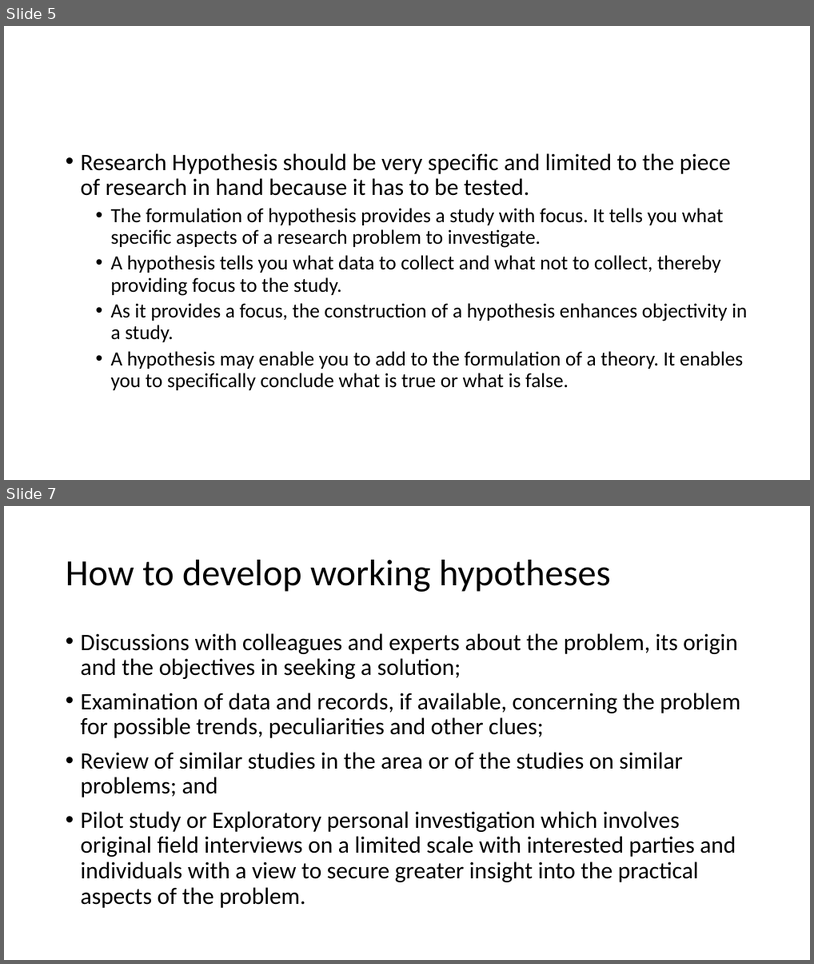
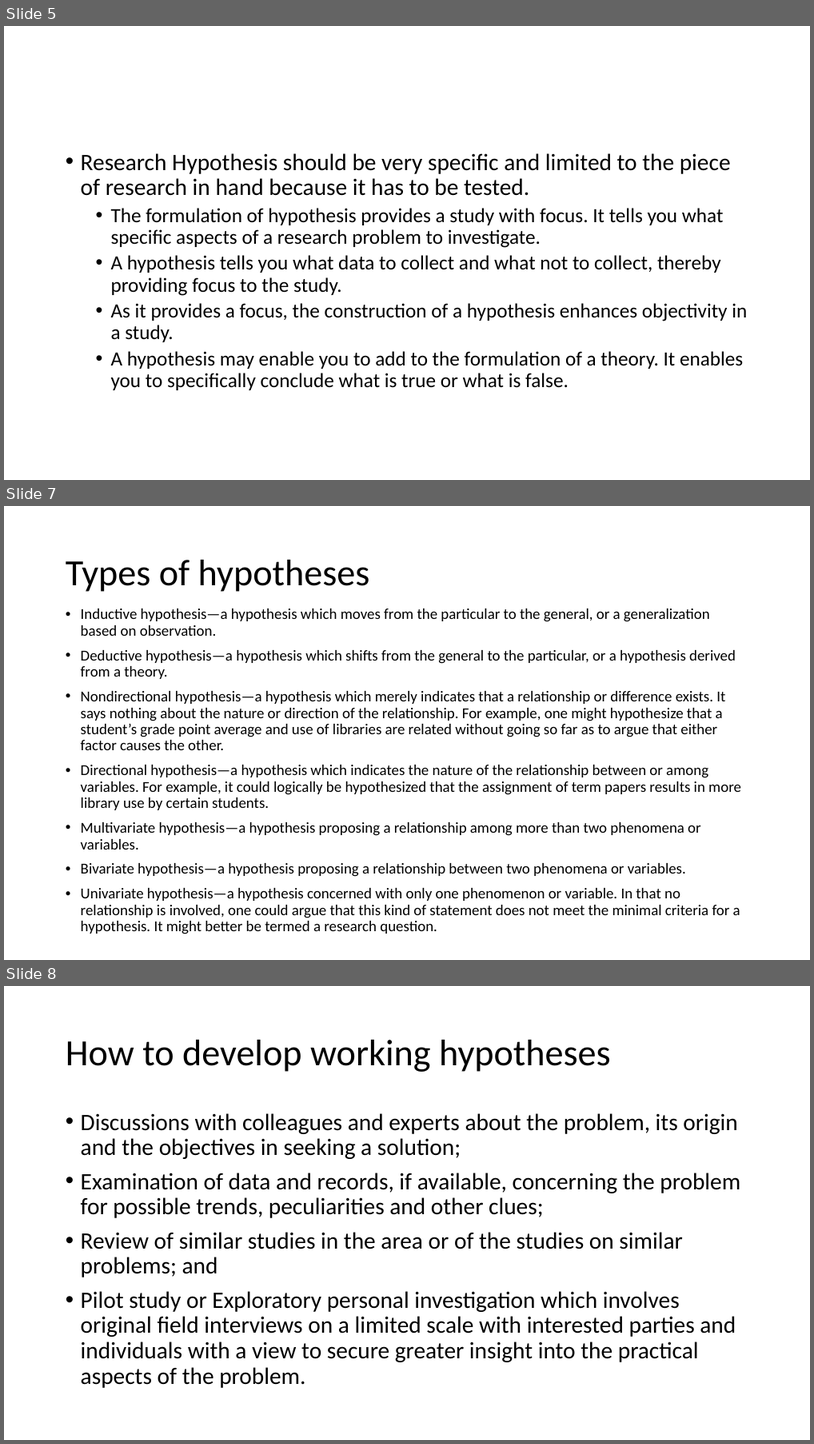
Before and after one commit to dlisbbau/mlis, a slide deck: Research Process-part-2.pptx. Shown one above the other, each under a label of ours: slides 5 and 7 before the commit, slides 5, 7 and 8 after it; the slides between them are not shown. The pictures are 814x964 and 814x1444 pixels, drawn with LibreOffice and Linux fonts; fonts in the diff are those of the drawing. Boxes give left, top, right and bottom in pixels: in the first picture for what was removed or moved away, otherwise in the second. Text is boxed around its words. In the diff, an @@ line names an element or a change of style, - is before the commit and + after.

```diff
--- a/Research Process-part-2.pptx
+++ b/Research Process-part-2.pptx
@@ slide 7 added at [4,506,810,960], background #FFFFFF @@
@@ title added at [66,560,370,592], 44 pt, text #000000 @@
+Types of hypotheses
@@ text added at [81,608,742,934], 18 pt, text #000000 @@
+• Inductive hypothesis—a hypothesis which moves from the particular to the general, or a generalization based on observation.
+• Deductive hypothesis—a hypothesis which shifts from the general to the particular, or a hypothesis derived from a theory.
+• Nondirectional hypothesis—a hypothesis which merely indicates that a relationship or difference exists. It says nothing about the nature or direction of the relationship. For example, one might hypothesize that a student’s grade point average and use of libraries are related without going so far as to argue that either factor causes the other.
+• Directional hypothesis—a hypothesis which indicates the nature of the relationship between or among variables. For example, it could logically be hypothesized that the assignment of term papers results in more library use by certain students.
+• Multivariate hypothesis—a hypothesis proposing a relationship among more than two phenomena or variables.
+• Bivariate hypothesis—a hypothesis proposing a relationship between two phenomena or variables.
+• Univariate hypothesis—a hypothesis concerned with only one phenomenon or variable. In that no relationship is involved, one could argue that this kind of statement does not meet the minimal criteria for a hypothesis. It might better be termed a research question.
@@ what was slide 7 is now slide 8 @@
```
Also in this commit, not shown: 1 slide changed, 3 other slides added, 2 other files.
